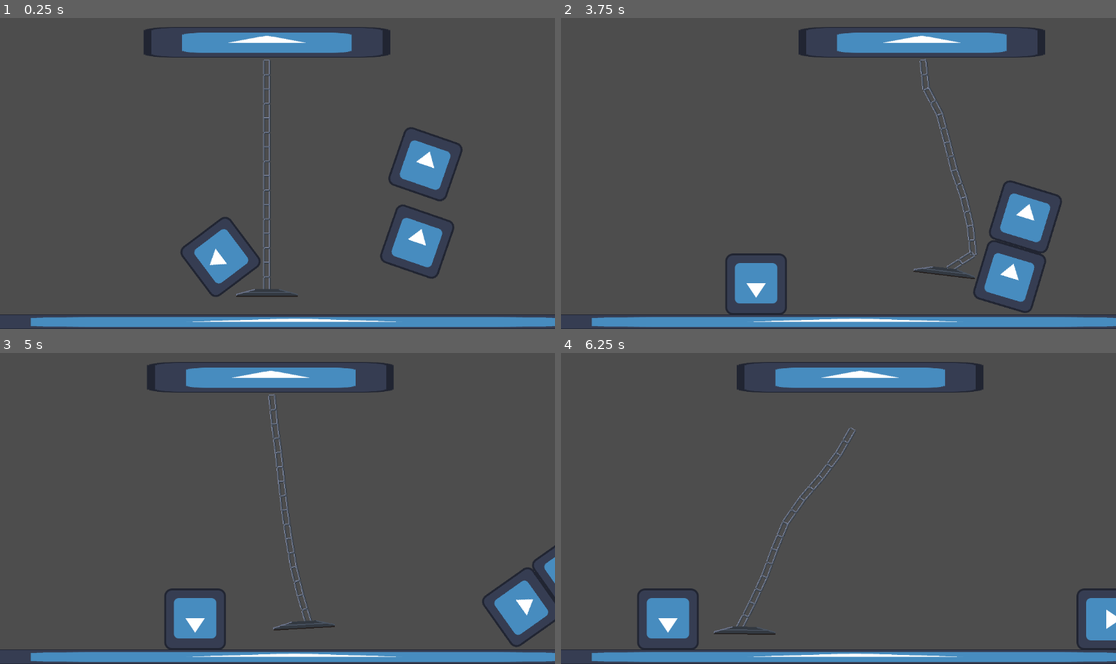
Above: before the commit, frames 1-4 (two rows, left to right).
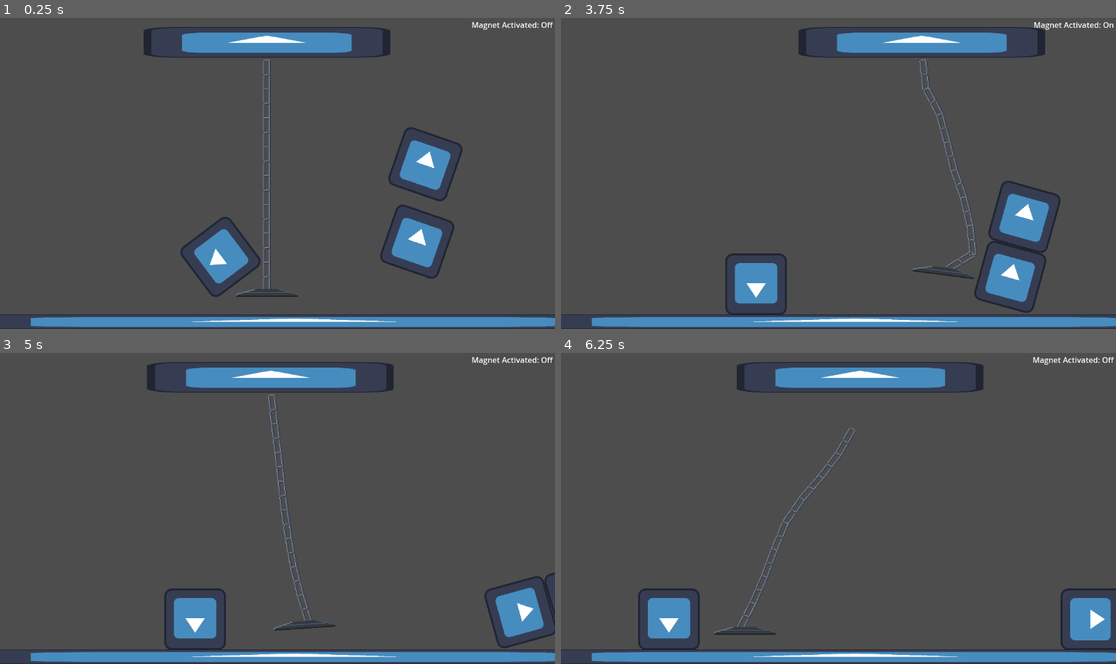
Above: after the commit, the same moments.

Repository: nanodeath/tippy-towers
Game: Godot game, scene res://game.tscn
Same seed, same stepped clock (60 frames per second), same inputs: the game is played once before the commit and once after it. The engine's default icon, where the game draws it, is replaced by a stand-in: a white triangle on a blue panel in a dark square.
Inputs:
- Up to frame 1 (0.25 s): no input
- Up to frame 2 (3.75 s): hold D (move_right) 0.53-1.28 s; tap Space (toggle_magnet, bound only after the commit) every 0.75 s from 0.6 to 3.6 s; hold S (move_down) 1.28-2.03 s; hold D (move_right) 2.03-2.78 s; hold W (move_up) 2.78-3.53 s; hold A (move_left) from 3.53 s (still down)
- Up to frame 3 (5 s): keep holding A (move_left); tap Space (toggle_magnet, bound only after the commit) at 4.35 s
- Up to frame 4 (6.25 s): release A (move_left) at 5.03 s; hold S (move_down) 5.03-5.78 s; tap Space (toggle_magnet, bound only after the commit) at 5.1, 5.85 s; hold D (move_right) from 5.78 s (still down)

The runs differ from the first frame. In frame 1, 0.1% of the frame differs, in the area x 85-100%, y 1-4%; in frame 2, 0.7%; in frame 3, 1.3%; in frame 4, 1.3%, in the area x 13-100%, y 1-96%.

Commit message:
Magnet can be turned on and off, plus status display.

Diff:
--- a/tippy-towers/game.tscn
+++ b/tippy-towers/game.tscn
@@ -1,7 +1,8 @@
-[gd_scene load_steps=5 format=3 uid="uid://chss5a6j3kny4"]
+[gd_scene load_steps=6 format=3 uid="uid://chss5a6j3kny4"]
 
 [ext_resource type="Texture2D" uid="uid://p5f1hvknc1bl" path="res://icon.svg" id="1_qfxxw"]
 [ext_resource type="PackedScene" uid="uid://d2ytku27cc5of" path="res://scenes/crane.tscn" id="2_j786l"]
+[ext_resource type="Script" path="res://scripts/ui/magnet_status.gd" id="3_ebv6g"]
 
 [sub_resource type="WorldBoundaryShape2D" id="WorldBoundaryShape2D_yp3k8"]
 
@@ -59,3 +60,38 @@
 
 [node name="Crane" parent="." instance=ExtResource("2_j786l")]
 position = Vector2(554, 52)
+
+[node name="CanvasLayer" type="CanvasLayer" parent="."]
+
+[node name="MarginContainer" type="MarginContainer" parent="CanvasLayer"]
+anchors_preset = 15
+anchor_right = 1.0
+anchor_bottom = 1.0
+grow_horizontal = 2
+grow_vertical = 2
+theme_override_constants/margin_left = 4
+theme_override_constants/margin_top = 4
+theme_override_constants/margin_right = 4
+theme_override_constants/margin_bottom = 4
+
+[node name="MagnetStatus" type="HBoxContainer" parent="CanvasLayer/MarginContainer"]
+layout_mode = 2
+size_flags_horizontal = 8
+size_flags_vertical = 0
+script = ExtResource("3_ebv6g")
+
+[node name="RichTextLabel" type="RichTextLabel" parent="CanvasLayer/MarginContainer/MagnetStatus"]
+layout_mode = 2
+size_flags_vertical = 0
+text = "Magnet Activated:"
+fit_content = true
+scroll_active = false
+autowrap_mode = 0
+
+[node name="Status" type="RichTextLabel" parent="CanvasLayer/MarginContainer/MagnetStatus"]
+layout_mode = 2
+size_flags_vertical = 0
+text = "Off"
+fit_content = true
+scroll_active = false
+autowrap_mode = 0
--- a/tippy-towers/project.godot
+++ b/tippy-towers/project.godot
@@ -41,6 +41,11 @@
 , Object(InputEventKey,"resource_local_to_scene":false,"resource_name":"","device":-1,"window_id":0,"alt_pressed":false,"shift_pressed":false,"ctrl_pressed":false,"meta_pressed":false,"pressed":false,"keycode":0,"physical_keycode":4194322,"key_label":0,"unicode":0,"echo":false,"script":null)
 ]
 }
+toggle_magnet={
+"deadzone": 0.5,
+"events": [Object(InputEventKey,"resource_local_to_scene":false,"resource_name":"","device":-1,"window_id":0,"alt_pressed":false,"shift_pressed":false,"ctrl_pressed":false,"meta_pressed":false,"pressed":false,"keycode":0,"physical_keycode":32,"key_label":0,"unicode":32,"echo":false,"script":null)
+]
+}
 
 [layer_names]
 
--- a/tippy-towers/scripts/crane.gd
+++ b/tippy-towers/scripts/crane.gd
@@ -3,9 +3,20 @@
 @export var speed: int
 @export var move_up_speed: int
 @onready var chain_anchor = $ChainAnchor
+@onready var gravity_zone = $Magnet/GravityZone
+
+var magnet_activated: bool = false
+
+signal magnet_changed(status: bool)
 
 func _ready():
-	pass # Replace with function body.
+	_update_magnet()
+
+func _process(delta):
+	if Input.is_action_just_pressed("toggle_magnet"):
+		magnet_activated = !magnet_activated
+		emit_signal("magnet_changed", magnet_activated)
+		_update_magnet()
 
 func _physics_process(delta):
 	if Input.is_action_pressed("move_left"):
@@ -17,3 +28,9 @@
 		chain_anchor.position.y -= move_up_speed * delta
 	elif Input.is_action_pressed("move_down"):
 		chain_anchor.position.y += move_up_speed * delta
+
+func _update_magnet():
+	if magnet_activated:
+		gravity_zone.process_mode = Node.PROCESS_MODE_INHERIT
+	else:
+		gravity_zone.process_mode = Node.PROCESS_MODE_DISABLED
--- /dev/null
+++ b/tippy-towers/scripts/ui/magnet_status.gd
@@ -0,0 +1,12 @@
+class_name MagnetStatus extends Control
+
+@onready var status: RichTextLabel = $Status
+var crane: Crane
+
+func _ready():
+	crane = get_node("/root/Game/Crane") as Crane
+	crane.magnet_changed.connect(self._magnet_changed)
+	_magnet_changed(crane.magnet_activated)
+
+func _magnet_changed(magnet_on: bool):
+	status.text = "On" if magnet_on else "Off"
